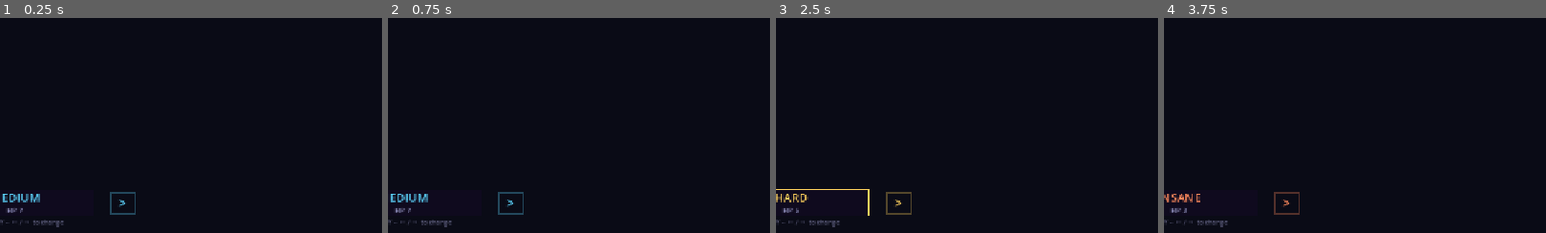
Above: before the commit, frames 1-4 (left to right).
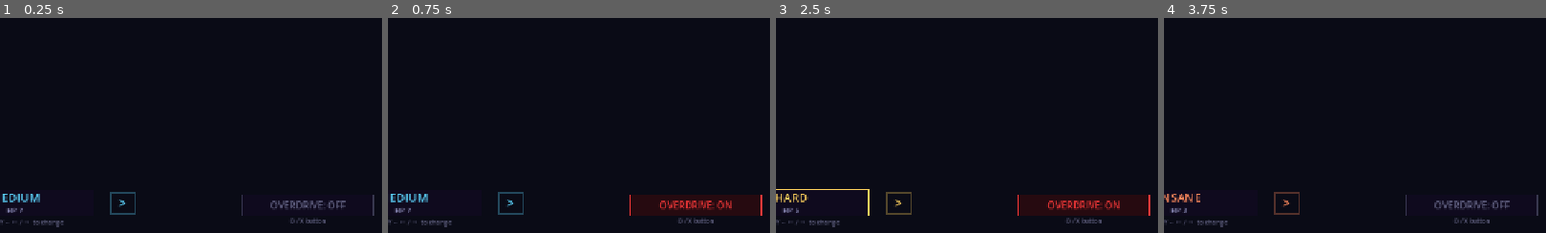
Above: after the commit, the same moments.

Repository: Aelerus/Rhythm
Game: Godot game, scene res://Main.tscn
Two runs of this game, one before a commit and one after it. Both use one fixed random seed, a clock stepped at 60 frames per second and the inputs below.
Inputs (mouse positions are % of the whole screen's width and height, from its top left):
- Up to frame 1 (0.25 s): no input
- Up to frame 2 (0.75 s): tap Enter at 0.5 s; move the mouse to (72, 45) at 0.52 s; hold Right from 0.53 s (still down); tap O at 0.6 s; click (72, 45) at 0.67 s
- Up to frame 3 (2.5 s): tap Space at 0.77, 1.25, 1.52 s; move the mouse to (30, 55) at 1.27 s; release Right at 1.28 s; hold Down 1.28-2.03 s; tap O at 1.35, 2.3 s; click (30, 55) at 1.42 s; tap Enter at 2, 2.1 s; move the mouse to (60, 28) at 2.02 s; hold Right from 2.03 s (still down); click (60, 28) at 2.17 s
- Up to frame 4 (3.75 s): tap Space at 2.75, 3.02 s; move the mouse to (45, 70) at 2.77 s; release Right at 2.78 s; hold Up 2.78-3.53 s; tap Keypad Enter at 2.85 s; click (45, 70) at 2.92 s; tap O at 3.05 s; tap Enter at 3.5 s; move the mouse to (80, 65) at 3.52 s; hold Left from 3.53 s (still down); tap Z at 3.6 s; click (80, 65) at 3.67 s
The pictures show only the part of the screen within x 48-98%, y 50-100%; the shares and areas given below are measured in that part.

The runs differ from the first frame. In frame 1, 0.7% of the frame differs, in the area x 63-98%, y 82-96%; in frame 2, 3.5%; in frame 3, 3.5%; in frame 4, 0.7%.

Commit message:
OVERDRIVE mode: post-loss auto-trigger + permanent toggle + visuals
Adds a new "overdrive" boss state that engages either automatically
(when the final phase's last counter window has closed and the boss is
still alive -- player guaranteed-lost) or permanently via a new toggle
on the boss-select screen. While active, the boss fires an extra random
pattern every 2 beats drawn from its full attack pool. Patterns are
amplified +10% (speed/count/cars/dots/drops/bullets/bias/amp) with
timing knobs (telegraph, carStep, durationBeats, dropStep, period)
tightened to ~91%.

Beat-locked: overdrive fires snap to musical subdivisions so the
amplified patterns lock to the song. Skipped entirely during counter
windows so parry moments stay clean (with a forward-bump on
_overdrive_next_fire_beat to avoid a backlog dump when the window closes).

Pattern collection covers all phases at fight init (so APEX overdrive
mixes attacks from all 3 phases). Library-id pattern refs (EIEN, APEX,
TESLA) are resolved and amplified, not just inline patternData -- the
amp pass works for every boss equally.

Boss visual: while overdrive is active, the boss renders permanently in
its "flash" colors (the inverted look). A hit/damage flash briefly
reveals the normal colors instead -- the existing flash boolean is
XOR'd against overdrive_active in BossRenderer.

HP bar: locks red the entire time overdrive is active, overriding the
yellow/red pace logic.

UI: new OVERDRIVE: ON/OFF button bottom-right of BossSelect. Mouse-click
toggles, 'O' key toggles, X / Square gamepad button toggles
(InputManager.ACTION_SECONDARY -> JOY_BUTTON_X). New OverdriveMode
static class holds the global toggle state (mirrors Difficulty pattern).
FightManager._start_phase_music checks OverdriveMode.enabled and kicks
overdrive in immediately at the start of every phase, so multi-phase
fights like APEX get overdrive across all phases.

All per-phase tracking (overdrive_active, _overdrive_elapsed,
_overdrive_next_fire_beat, perfect_broken, worst_clear_pct,
worst_efficiency) resets in _apply_phase_config.

Engine-level mechanic -- applies to every current and future fight
automatically, no per-boss data changes needed.

Co-Authored-By: Claude Opus 4.7 (1M context) <noreply@anthropic.com>

Diff:
--- a/godot/game/FightManager.gd
+++ b/godot/game/FightManager.gd
@@ -58,6 +58,17 @@
 # Resets on phase transition so APEX-style multi-phase fights get a fresh per-phase
 # read on whether the player is still on pace.
 var worst_clear_pct:  float      = 0.0
+
+# OVERDRIVE: triggers when the final phase's last counter window has closed
+# and the boss is still alive (player has guaranteed-lost since no more
+# parry-damage opportunities exist). Until song end, fires a random
+# amplified pattern from the boss's pattern collection on a tightening
+# cadence. Designed to be barely survivable -- intended as a future hidden
+# achievement target.
+var overdrive_active:           bool  = false
+var _overdrive_patterns:        Array = []
+var _overdrive_elapsed:         float = 0.0
+var _overdrive_next_fire_beat:  float = -1.0   # beat at which next pattern fires
 
 var _beat_unsub: Callable
 
@@ -107,6 +118,7 @@
 
 	_beat_unsub = beat_clock.on(Callable(self, "_on_beat"))
 	_apply_phase_config(0)
+	_collect_overdrive_patterns()
 
 # ─── Phase machinery ──────────────────────────────────────────────────────────
 
@@ -139,9 +151,12 @@
 	phase = PHASE_DODGE
 	# Reset pace tracking per phase. APEX especially needs perfect_broken
 	# cleared so each phase is its own pass/fail window.
-	worst_efficiency = 0.0
-	worst_clear_pct  = 0.0
-	perfect_broken   = false
+	worst_efficiency        = 0.0
+	worst_clear_pct         = 0.0
+	perfect_broken          = false
+	overdrive_active        = false
+	_overdrive_elapsed      = 0.0
+	_overdrive_next_fire_beat = -1.0
 
 func _start_phase_music(idx: int) -> void:
 	var ph: Dictionary = _phases[idx]
@@ -161,6 +176,9 @@
 		_song_start_time = -1.0
 		_song_duration   = 0.0
 		_music_playing   = false
+	# Permanent OVERDRIVE: kick in immediately at start of every phase.
+	if OverdriveMode.enabled:
+		_start_overdrive()
 
 func _begin_phase_transition() -> void:
 	_phase_transitioning = true
@@ -259,6 +277,10 @@
 #   yellow once perfect play can't catch up to A grade (clear > 0.89 of song)
 #   red once perfect play can't beat it at all (clear > 1.0 of song)
 func get_hp_bar_pace() -> String:
+	# Overdrive locks the bar red the entire time it's active, regardless
+	# of why it triggered (permanent-mode toggle or post-last-counter auto).
+	if overdrive_active:
+		return "red"
 	if requires_perfect:
 		return "red" if perfect_broken else "default"
 	if _song_end_time < 0.0:
@@ -268,6 +290,128 @@
 	if worst_clear_pct > 0.89:
 		return "yellow"
 	return "default"
+
+# Walks every phase's timeline and collects all unique pattern events into
+# _overdrive_patterns. Each entry is either {"data": Dictionary} for inline
+# patternData events, or {"id": String} for library-id references. Done
+# once at fight init since _phases is fixed.
+func _collect_overdrive_patterns() -> void:
+	_overdrive_patterns.clear()
+	for ph in _phases:
+		for evt in ph.get("timeline", []):
+			if evt.get("type", "") != "pattern":
+				continue
+			var data = evt.get("patternData", null)
+			var pid: String = evt.get("id", "")
+			if data != null:
+				_overdrive_patterns.append({"data": data})
+			elif pid != "":
+				_overdrive_patterns.append({"id": pid})
+
+# Checks each frame whether overdrive should start: final phase, last
+# counter window closed, boss still alive. Triggers exactly once.
+func _maybe_trigger_overdrive() -> void:
+	if overdrive_active:
+		return
+	if not is_final_phase():
+		return
+	if boss.hp <= 0.0 or _phase_transitioning:
+		return
+	var last_close: float = -1.0
+	for evt in timeline:
+		if evt.get("type", "") != "counterattack_window":
+			continue
+		var b: int = int(evt.get("beat", 0))
+		var lead: int = int(evt.get("lead_beats", 6))
+		var dur: int = int(evt.get("duration_beats", 8))
+		var close: float = float(b + lead + dur)
+		if close > last_close:
+			last_close = close
+	if last_close < 0.0:
+		return  # boss has no counter windows -> no overdrive trigger
+	var current_beat: float = beat_clock.get_beat_position()
+	if current_beat >= last_close:
+		_start_overdrive()
+
+func _start_overdrive() -> void:
+	overdrive_active   = true
+	_overdrive_elapsed = 0.0
+	# Snap the first fire to the next whole beat so patterns lock to the song.
+	_overdrive_next_fire_beat = floor(beat_clock.get_beat_position()) + 1.0
+	_show_feedback("OVERDRIVE", "#ff3a3a", 2.5)
+	# Make sure boss enters overdrive looking inverted -- the new render
+	# logic inverts the flash boolean while overdrive is active, so we
+	# want flash_timer at 0 (=> boss renders in flash colors permanently).
+	boss.flash_timer = 0.0
+
+# Beat-locked firing -- every 2 beats, all attack types available from
+# beat 1 (the boss is in overdrive immediately, no ramp-up phase).
+# Skipped entirely while a counter window is active so parry moments stay clean.
+func _update_overdrive(_dt: float) -> void:
+	var current_beat: float = beat_clock.get_beat_position()
+	if phase == PHASE_COUNTER:
+		# Keep the next-fire beat synced forward so we don't dump a backlog
+		# of patterns the moment the counter window closes.
+		if _overdrive_next_fire_beat < current_beat + 2.0:
+			_overdrive_next_fire_beat = current_beat + 2.0
+		return
+	_overdrive_elapsed += _dt
+	if current_beat < _overdrive_next_fire_beat:
+		return
+	_fire_overdrive_pattern()
+	_overdrive_next_fire_beat += 2.0
+
+func _fire_overdrive_pattern() -> void:
+	if _overdrive_patterns.is_empty():
+		return
+	var entry: Dictionary = _overdrive_patterns[randi() % _overdrive_patterns.size()]
+	var to_fire
+	if entry.has("data"):
+		to_fire = _amplify_pattern_data(entry["data"])
+	else:
+		# Library-id ref: resolve to data, then amplify so EIEN/APEX-style
+		# bosses get the same overdrive treatment as inline-pattern bosses.
+		var pid: String = entry["id"]
+		var lib_entry = pattern_engine.library.get(pid, null)
+		if lib_entry is Dictionary and not lib_entry.is_empty():
+			to_fire = _amplify_pattern_data(lib_entry)
+		else:
+			to_fire = pid
+	pattern_engine.fire(to_fire, {
+		"bossX":    boss.x,
+		"bossY":    boss.get_display_y(),
+		"bossRef":  boss,
+		"targetX":  player.x,
+		"targetY":  player.y,
+		"arena":    {"x": arena.position.x, "y": arena.position.y, "w": arena.size.x, "h": arena.size.y},
+		"beatIndex": int(beat_clock.get_beat_position()),
+		"beatInterval": beat_clock.beat_interval,
+		"spawnAux": Callable(self, "_spawn_aux"),
+		"activeWalls": active_walls,
+	})
+
+# Boost common numeric pattern params for overdrive feel. Moderate multipliers
+# -- amplification is meant to give patterns more bite without making each
+# fire a screen-eraser, since fire rate handles the chaos volume separately.
+# Inline patternData only -- id-ref patterns are resolved via library then
+# amplified in _fire_overdrive_pattern.
+func _amplify_pattern_data(p: Dictionary) -> Dictionary:
+	var out: Dictionary = p.duplicate(true)
+	# +10% on amplification params; ~9% reduction (1/1.10) on timing params.
+	if out.has("speed"):         out["speed"]         = float(out["speed"]) * 1.10
+	if out.has("count"):         out["count"]         = maxi(1, int(float(out["count"]) * 1.10))
+	if out.has("cars"):          out["cars"]          = maxi(1, int(float(out["cars"]) * 1.10))
+	if out.has("dots"):          out["dots"]          = maxi(8, int(float(out["dots"]) * 1.10))
+	if out.has("drops"):         out["drops"]         = maxi(1, int(float(out["drops"]) * 1.10))
+	if out.has("bullets"):       out["bullets"]       = maxi(5, int(float(out["bullets"]) * 1.10))
+	if out.has("telegraph"):     out["telegraph"]     = float(out["telegraph"])     * 0.91
+	if out.has("carStep"):       out["carStep"]       = float(out["carStep"])       * 0.91
+	if out.has("durationBeats"): out["durationBeats"] = float(out["durationBeats"]) * 0.91
+	if out.has("dropStep"):      out["dropStep"]      = float(out["dropStep"])      * 0.91
+	if out.has("bias"):          out["bias"]          = float(out["bias"]) * 1.10
+	if out.has("amp"):           out["amp"]           = float(out["amp"])  * 1.10
+	if out.has("period"):        out["period"]        = float(out["period"]) * 0.91
+	return out
 
 func get_max_remaining_damage() -> float:
 	# Simulates perfect play from the player's CURRENT combo state.
@@ -535,6 +679,13 @@
 			outcome = "victory"
 		return
 
+	# OVERDRIVE: kicks in once the player can no longer win (last counter
+	# closed, boss still alive). Stays active until song end -> defeat.
+	if not overdrive_active:
+		_maybe_trigger_overdrive()
+	if overdrive_active:
+		_update_overdrive(dt)
+
 	var remaining := get_song_time_remaining()
 	if remaining >= 0.0 and remaining <= 0.01:
 		if is_final_phase():
--- a/godot/game/InputManager.gd
+++ b/godot/game/InputManager.gd
@@ -9,9 +9,10 @@
 const ACTION_DOWN   := -101
 const ACTION_LEFT   := -102
 const ACTION_RIGHT  := -103
-const ACTION_ACCEPT := -104  # A / Cross
-const ACTION_BACK   := -105  # B / Circle
-const ACTION_PAUSE  := -106  # Start / Options
+const ACTION_ACCEPT    := -104  # A / Cross
+const ACTION_BACK      := -105  # B / Circle
+const ACTION_PAUSE     := -106  # Start / Options
+const ACTION_SECONDARY := -107  # X / Square -- secondary toggle (e.g. OVERDRIVE)
 
 const STICK_DEADZONE  := 0.55
 const REPEAT_INITIAL  := 0.40   # delay before first repeat while stick held
@@ -61,6 +62,7 @@
 	match btn:
 		JOY_BUTTON_A:           return ACTION_ACCEPT
 		JOY_BUTTON_B:           return ACTION_BACK
+		JOY_BUTTON_X:           return ACTION_SECONDARY
 		JOY_BUTTON_START:       return ACTION_PAUSE
 		JOY_BUTTON_DPAD_UP:     return ACTION_UP
 		JOY_BUTTON_DPAD_DOWN:   return ACTION_DOWN
--- /dev/null
+++ b/godot/game/OverdriveMode.gd
@@ -0,0 +1,18 @@
+class_name OverdriveMode
+extends RefCounted
+
+# Player-toggleable global mode. When enabled, every fight starts in
+# OVERDRIVE immediately (re-triggers at the start of every phase so it
+# persists through multi-phase fights like APEX). Mostly an unbeatable
+# spectacle mode -- intentional design choice.
+
+static var enabled: bool = false
+
+static func toggle() -> void:
+	enabled = not enabled
+
+static func label() -> String:
+	return "OVERDRIVE: ON" if enabled else "OVERDRIVE: OFF"
+
+static func color() -> Color:
+	return Color("#ff3a3a") if enabled else Color("#666688")
--- a/godot/renderer/BossRenderer.gd
+++ b/godot/renderer/BossRenderer.gd
@@ -1,10 +1,15 @@
 class_name BossRenderer
 extends RefCounted
 
-func draw(canvas: Node2D, boss: BossController, beat_pulse: float, inversion, mode: String) -> void:
+func draw(canvas: Node2D, boss: BossController, beat_pulse: float, inversion,
+          mode: String, overdrive: bool = false) -> void:
 	var x := boss.x
 	var y := boss.get_display_y()
-	var flash := boss.flash_timer > 0.0
+	# When overdrive is active the boss stays in the "flash" (inverted)
+	# colors permanently; a damage flash temporarily reveals their normal
+	# colors instead. Outside overdrive: standard flash-on-hit behavior.
+	var hit_flash := boss.flash_timer > 0.0
+	var flash: bool = (not hit_flash) if overdrive else hit_flash
 	var r     := 60.0 + beat_pulse * 6.0
 
 	var body_col:    Color
--- a/godot/screens/BossSelect.gd
+++ b/godot/screens/BossSelect.gd
@@ -139,8 +139,14 @@
 		elif not _hover_card.is_empty():
 			_on_pick.call(_hover_card.stage)
 
+	# OVERDRIVE toggle: 'O' key, X / Square gamepad button, or mouse click.
+	if input.consume_press([KEY_O, InputManager.ACTION_SECONDARY]):
+		OverdriveMode.toggle()
+
 	if input.mouse_clicked():
-		if _diff_hover == -1:
+		if _overdrive_btn_rect().has_point(mp):
+			OverdriveMode.toggle()
+		elif _diff_hover == -1:
 			Difficulty.cycle_prev()
 		elif _diff_hover == 1 or _diff_hover == 2:
 			Difficulty.cycle_next()
@@ -202,6 +208,22 @@
 		canvas.draw_rect(Rect2(CANVAS_W - 18.0, bar_y, 4.0, bar_h), Color(0.6, 0.6, 0.8, 0.7))
 
 	_draw_difficulty(canvas, font)
+	_draw_overdrive_btn(canvas, font)
+
+func _draw_overdrive_btn(canvas: Node2D, font: Font) -> void:
+	var r: Rect2 = _overdrive_btn_rect()
+	var col: Color = OverdriveMode.color()
+	var on: bool = OverdriveMode.enabled
+	var bg: Color = Color(0.16, 0.04, 0.06, 0.9) if on else Color(0.06, 0.04, 0.12, 0.9)
+	canvas.draw_rect(r, bg)
+	canvas.draw_rect(r, col if on else Color(col.r, col.g, col.b, 0.5),
+	                 false, 2.0 if on else 1.0)
+	canvas.draw_string(font, Vector2(r.position.x, r.position.y + 24.0),
+	                   OverdriveMode.label(),
+	                   HORIZONTAL_ALIGNMENT_CENTER, r.size.x, 16, col)
+	canvas.draw_string(font, Vector2(r.position.x, r.position.y + r.size.y + 12.0),
+	                   "O / X button",
+	                   HORIZONTAL_ALIGNMENT_CENTER, r.size.x, 10, Color("#666688"))
 
 func _draw_card(canvas: Node2D, font: Font, stage: Dictionary, r: Rect2, hov: bool) -> void:
 	var col: Color = Color(stage.get("color", "#ff5dd6")) if stage.has("color") else Color("#ff5dd6")
@@ -225,6 +247,7 @@
 func _diff_label_rect() -> Rect2: return Rect2(CANVAS_W * 0.5 - 130.0, CANVAS_H - 72.0, 260.0, 44.0)
 func _diff_prev_rect()  -> Rect2: return Rect2(CANVAS_W * 0.5 - 200.0, CANVAS_H - 68.0, 40.0, 36.0)
 func _diff_next_rect()  -> Rect2: return Rect2(CANVAS_W * 0.5 + 160.0, CANVAS_H - 68.0, 40.0, 36.0)
+func _overdrive_btn_rect() -> Rect2: return Rect2(CANVAS_W - 260.0, CANVAS_H - 64.0, 220.0, 36.0)
 
 func _draw_difficulty(canvas: Node2D, font: Font) -> void:
 	var diff_col := Difficulty.color()
--- a/godot/screens/FightGame.gd
+++ b/godot/screens/FightGame.gd
@@ -198,7 +198,7 @@
 	_bg_r.draw_arena_doors(canvas, ARENA, _doors_progress, _fight.boss.color, beat_pulse)
 	if _uses_grid_walls:
 		_bg_r.draw_grid_walls(canvas, ARENA, _fight.active_walls, beat_pulse)
-	_boss_r.draw(canvas, _fight.boss, beat_pulse, inversion, _fight.boss_color_mode)
+	_boss_r.draw(canvas, _fight.boss, beat_pulse, inversion, _fight.boss_color_mode, _fight.overdrive_active)
 
 	for a in _fight.aux:
 		if a is AuxAttacks.TetherAttack:
Not shown, added: godot/game/OverdriveMode.gd.uid
